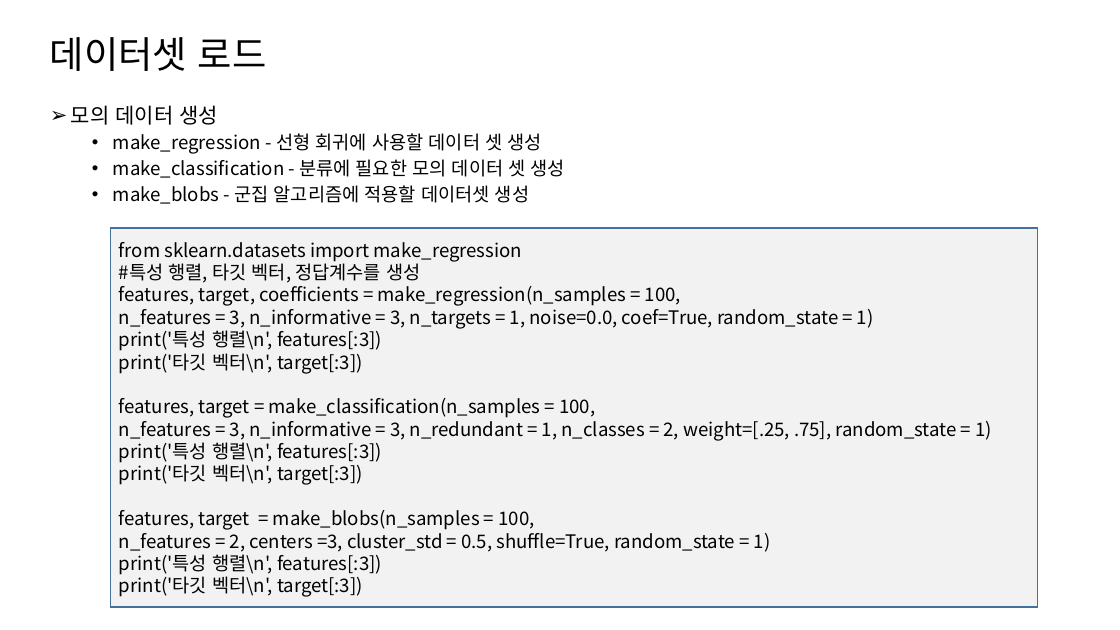
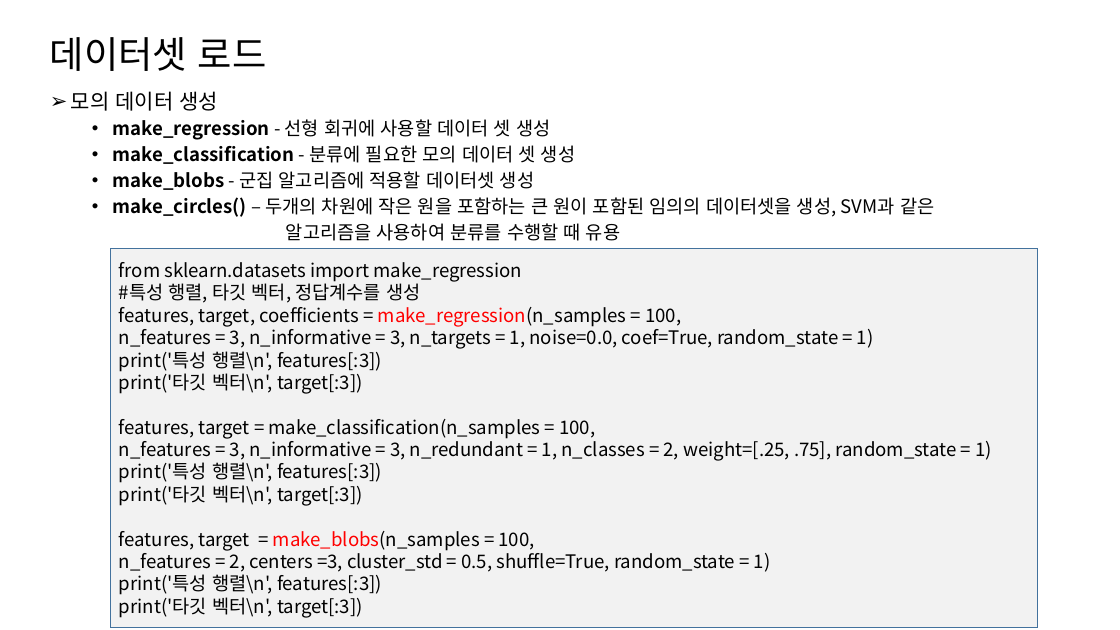
Before and after one commit to drhee0919/Rhee, a slide deck: slide 24 of 웹 스크래핑&crawling/python_ML.pptx. Drawn at 1120x630 pixels with LibreOffice and Linux fonts; fonts in the diff are those of the drawing. Boxes give left, top, right and bottom in pixels: in the first picture for what was removed or moved away, otherwise in the second. Text is boxed around its words. In the diff, an @@ line names an element or a change of style, - is before the commit and + after.

```diff
--- a/웹 스크래핑&crawling/python_ML.pptx
+++ b/웹 스크래핑&crawling/python_ML.pptx
@@ text "모의 데이터 생성" moved from (x1=71, y1=105, x2=565, y2=204) to (x1=71, y1=91, x2=934, y2=241) @@
@@ text at (x1=113, y1=119, x2=575, y2=190): bold on in "make_regression", "make_classification", "make_blobs" @@
@@ text at (x1=113, y1=197, x2=934, y2=241): paragraphs added @@
+  • make_circles() – 두개의 차원에 작은 원을 포함하는 큰 원이 포함된 임의의 데이터셋을 생성, SVM과 같은
+  알고리즘을 사용하여 분류를 수행할 때 유용
@@ rectangle "from sklearn.datasets import make_regression" moved from (x1=111, y1=228, x2=1038, y2=607) to (x1=111, y1=249, x2=1038, y2=628) @@
@@ text in rectangle at (x1=119, y1=307, x2=681, y2=551): text colour #000000 to #FF0000 in "make_regression(n_samples", "make_blobs(n_samples" @@
```
Also in this commit, not shown: 1 other file.
